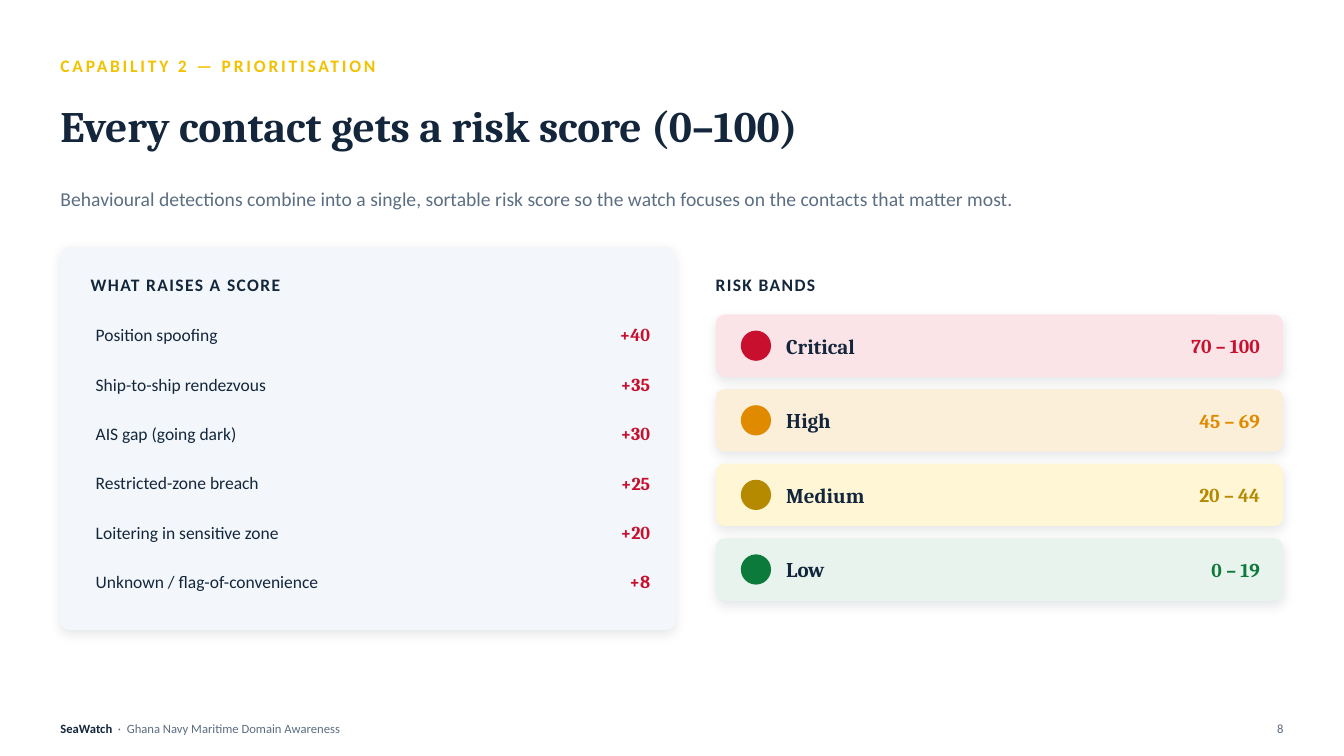
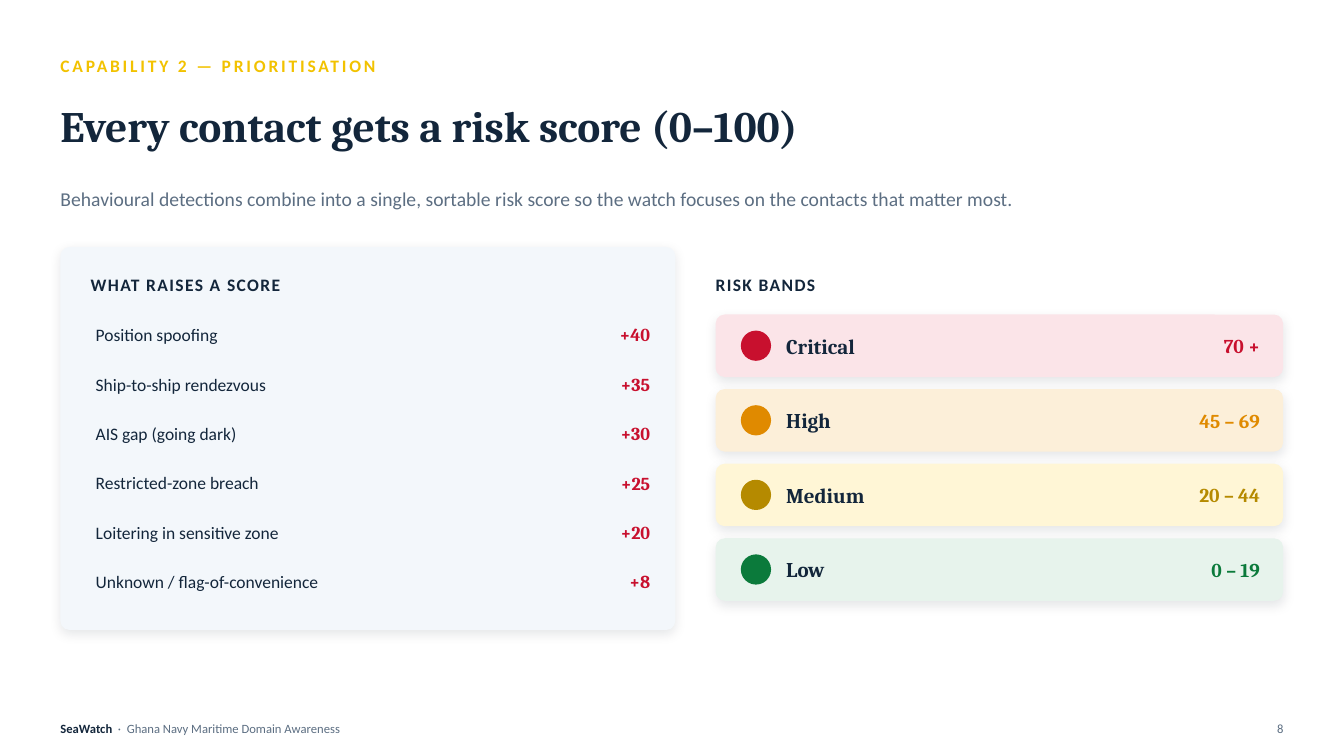
Before and after one commit to Derek6110/seawatch-mda, a slide deck: slide 8 of SeaWatch-Capabilities-Brief.pptx. Drawn at 1344x756 pixels with LibreOffice and Linux fonts; fonts in the diff are those of the drawing. Boxes give left, top, right and bottom in pixels: in the first picture for what was removed or moved away, otherwise in the second. Text is boxed around its words. In the diff, an @@ line names an element or a change of style, - is before the commit and + after.

```diff
--- a/SeaWatch-Capabilities-Brief.pptx
+++ b/SeaWatch-Capabilities-Brief.pptx
@@ text at (1224,339,1244,353): text changed @@
-70 – 100
+70 +
```
Also in this commit, not shown: 1 other file.
